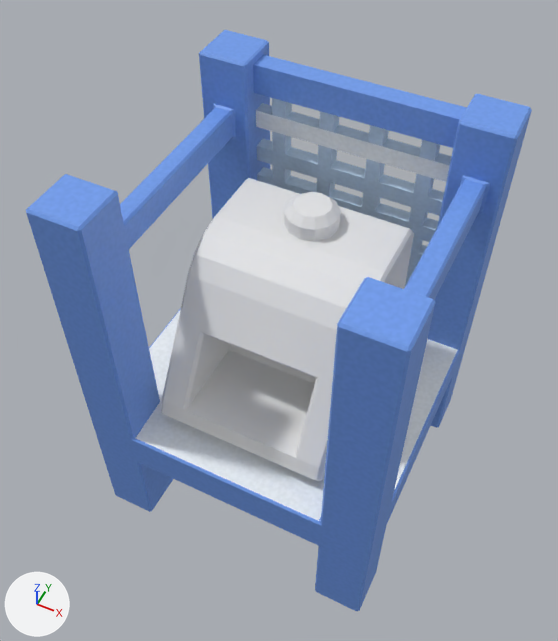
A saved change to the glTF model public/game/model/environment/blue_work_zone.glb.
Rendered twice from a camera (50 mm lens) standing at (2.42, -4.06, 5.26) and looking at (0.9, -1.0, 1.44). Lighting does not change. The marker at lower left points along +X, +Y and +Z. The older version comes first. Where no turn or scale is listed for an object, it has been applied to the vertices.

In view in the first picture: 'Cube', 'assemble machine.001'.
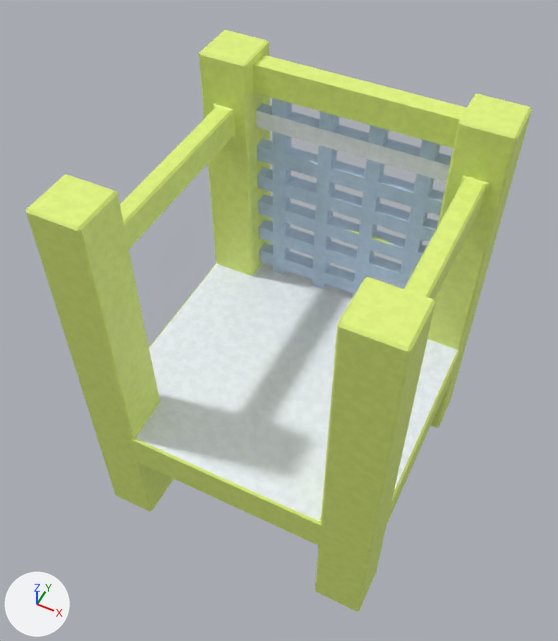
What differs and where, as boxes (x1, y1, x2, y2) in the pictures (558 x 641 px):
'Cube', surface changed (blue to green): (26, 30, 532, 611) in both
'assemble machine.001', deleted: before (161, 178, 414, 482)

Edits to the bpy script that builds the scene:
```text
Add img_blue_zone__5:
    img_blue_zone__5 = load_image('blue_zone (5)', '_unpacked/blue_zone__5_', 1024, 1024, 'sRGB')
Change mat_material:
    mat_material.texture: img_blue_zone__4 -> img_blue_zone__5
Remove ob_assemble_machine_001:
    ob_assemble_machine_001 = bpy.data.objects.new('assemble machine.001', me_cube_002)
    ob_assemble_machine_001.location = (0.0, 0.0, 0.0)
```
